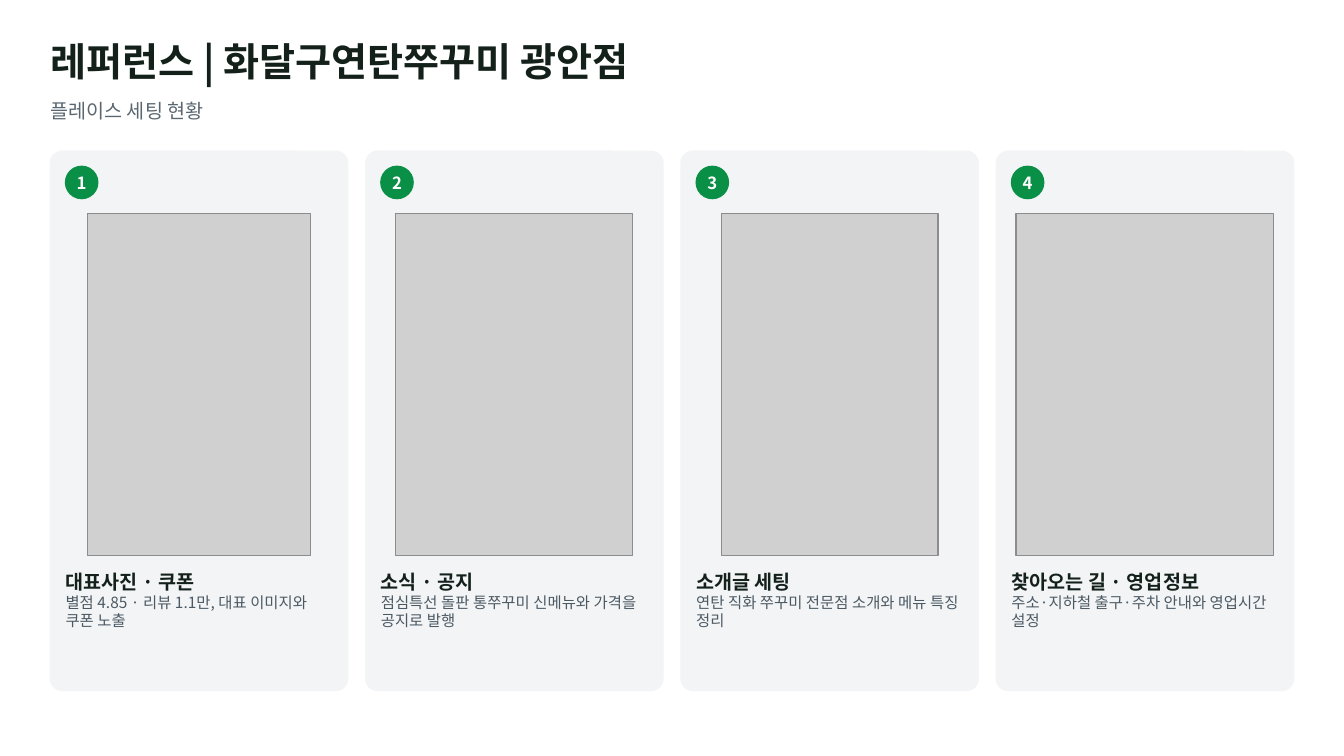
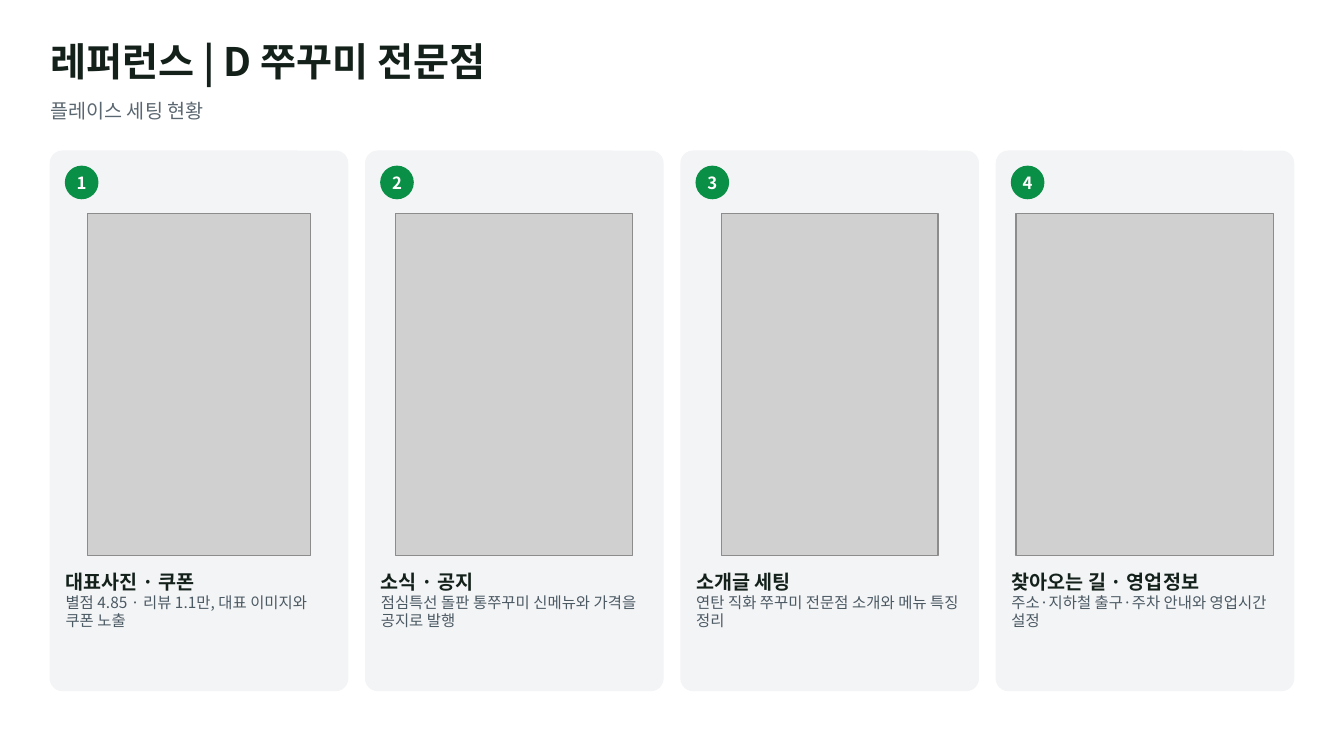
Before and after one commit to alfk0615/placeon, a slide deck: slide 10 of out/company_reference_proposal.pptx. Drawn at 1344x756 pixels with LibreOffice and Linux fonts; fonts in the diff are those of the drawing; grey boxes stand for pictures. Boxes give left, top, right and bottom in pixels: in the first picture for what was removed or moved away, otherwise in the second. Text is boxed around its words. In the diff, an @@ line names an element or a change of style, - is before the commit and + after.

```diff
--- a/out/company_reference_proposal.pptx
+++ b/out/company_reference_proposal.pptx
@@ text at (50, 43, 486, 80): text changed @@
-레퍼런스 | 화달구연탄쭈꾸미 광안점
+레퍼런스 | D 쭈꾸미 전문점
```
Also in this commit, not shown: 14 other slides changed.
